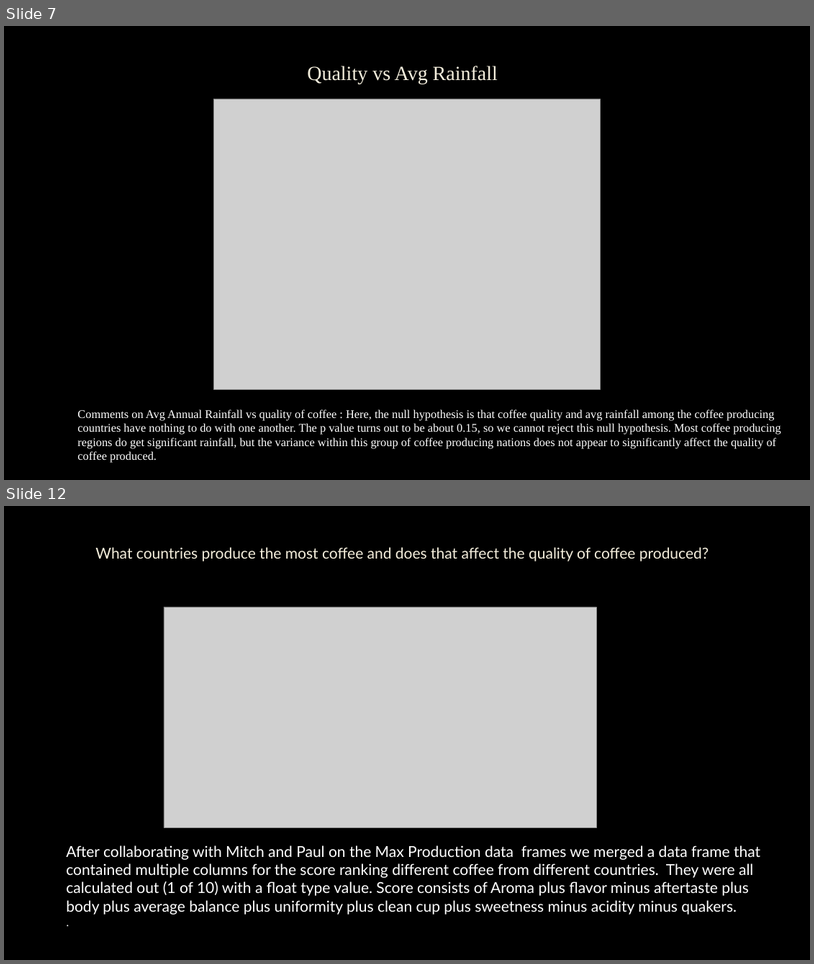
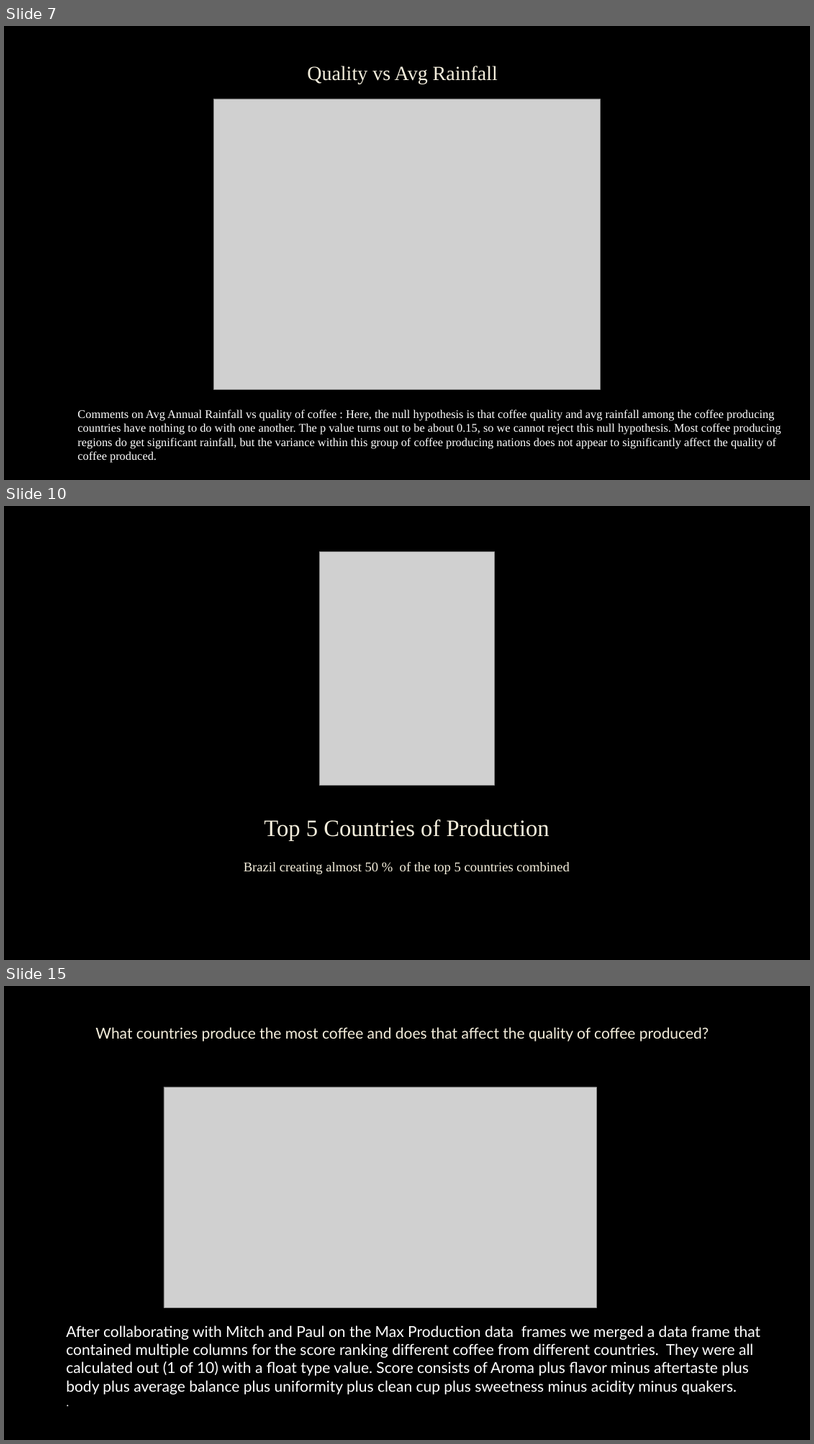
Before and after one commit to colinroberts-data-analytics-portfolio/project1, a slide deck: A Study of Coffee Production.pptx. Shown one above the other, each under a label of ours: slides 7 and 12 before the commit, slides 7, 10 and 15 after it; the slides between them are not shown. The pictures are 814x964 and 814x1444 pixels, drawn with LibreOffice and Linux fonts; fonts in the diff are those of the drawing; grey boxes stand for pictures; background and template pictures are left out. Boxes give left, top, right and bottom in pixels: in the first picture for what was removed or moved away, otherwise in the second. Text is boxed around its words. In the diff, an @@ line names an element or a change of style, - is before the commit and + after.

Commit message:
Updated Coffee Production Graphs

```diff
--- a/A Study of Coffee Production.pptx
+++ b/A Study of Coffee Production.pptx
@@ slide 10 added at (x1=4, y1=506, x2=810, y2=960), background picture (left out) @@
@@ picture added at (x1=320, y1=552, x2=494, y2=785) @@
@@ title added at (x1=264, y1=819, x2=550, y2=840), 28 pt, text #F4EEDC @@
+Top 5 Countries of Production
@@ text added at (x1=244, y1=862, x2=569, y2=874), 16 pt, text #F4EEDC @@
+Brazil creating almost 50 % of the top 5 countries combined
@@ what was slide 12 is now slide 15 @@
```
Also in this commit, not shown: 6 other slides added, 4 slides removed.
